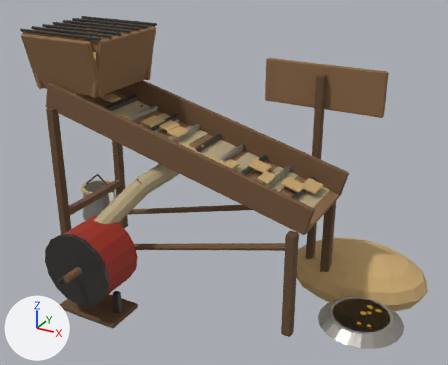
A saved change to the glTF model art/blender/glb/Sifter.glb.
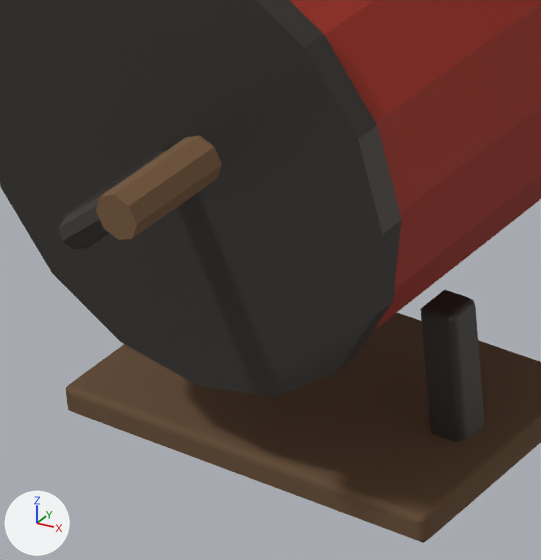
Old and new are each drawn whole from a 50 mm lens placed at (2.269, -3.62, 2.655), pointed at (0.276, 0.004, 0.844) and again close up on the part from 11% to 29% of the width and 68% to 91% of the height. Lighting does not change. The marker at lower left points along +X, +Y and +Z. The last two pictures show the newer version. Vertices at exactly the same position are counted once.

Before the edit, the objects in view are built like this:
```python
me_sifter = bpy.data.meshes.new('Sifter')
me_sifter.from_pydata(...)  # 2612 vertices, 4840 faces; spans x -1.48..1.7, y -1.21..1.02, z -0.22..1.87
me_sifter.materials.append(mat_cgl_s_wood1)  # brown #8a6846
me_sifter.materials.append(mat_cgl_s_wood2)  # brown #74563a
me_sifter.materials.append(mat_cgl_s_iron)  # dark grey #4a4642
me_sifter.materials.append(mat_cgl_s_tin)  # grey #a8a49c
me_sifter.materials.append(mat_cgl_s_canvas)  # beige #b8a884
me_sifter.materials.append(mat_cgl_s_sand)  # brown #c9a872
me_sifter.materials.append(mat_cgl_s_gold)  # yellow #e8b83a
me_sifter.materials.append(mat_cgl_s_wood3)  # brown #664c34
me_sifter.materials.append(mat_cgl_s_paint_red)  # red #a02c1c
me_sifter.materials.append(mat_cgl_ink)  # black #2b1d12
ob_sifter_001 = bpy.data.objects.new('Sifter.001', me_sifter)
ob_sifter_001.location = (0.0, 0.0, 0.0)
```
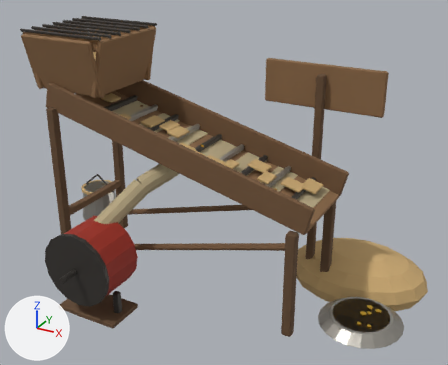
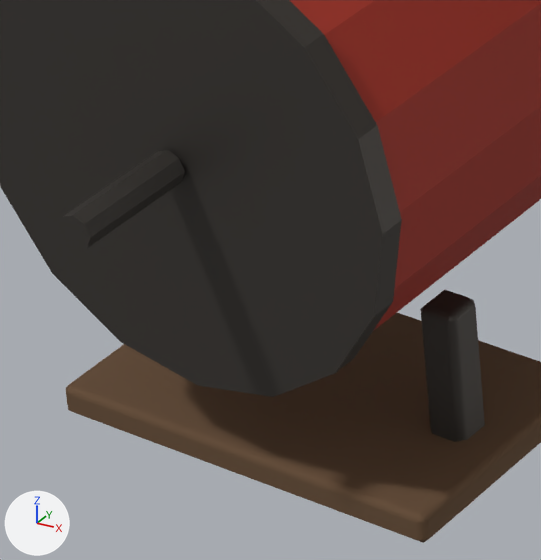
Changed parts and their boxes [x1, y1, x2, y2] in the close-ups (541 x 560 px):
```json
{"part": 1, "of": "me_sifter", "change": "deleted", "before": [96, 136, 222, 240], "on screen": "brown"}
{"part": 2, "of": "me_sifter", "change": "deleted", "before": [59, 197, 109, 249]}
```

The change, as JSON lines over the scene's bpy script:
```json
{"block": "me_sifter", "where": "# used by ob_sifter_001; location = (0.0, 0.0, 0.0)"}
{"op": "remove", "block": "me_sifter", "code": "me_sifter.from_pydata(...)  # 2612 vertices, 4840 faces; spans x -1.48..1.7, y -1.21..1.02, z -0.22..1.87"}
{"op": "add", "block": "me_sifter", "code": "me_sifter.from_pydata(...)  # 2580 vertices, 4784 faces; spans x -1.48..1.7, y -1.09..1.02, z -0.22..1.87"}
{"block": "me_sifter", "change": "me_sifter part 1: the loose piece of 16 vertices spanning x -0.2..-0.14, y -1.21..-1.09, z 0.54..0.58 is deleted"}
{"block": "me_sifter", "change": "me_sifter part 2: the loose piece of 16 vertices spanning x -0.36..-0.16, y -1.11..-1.07, z 0.41..0.57 is deleted"}
```
